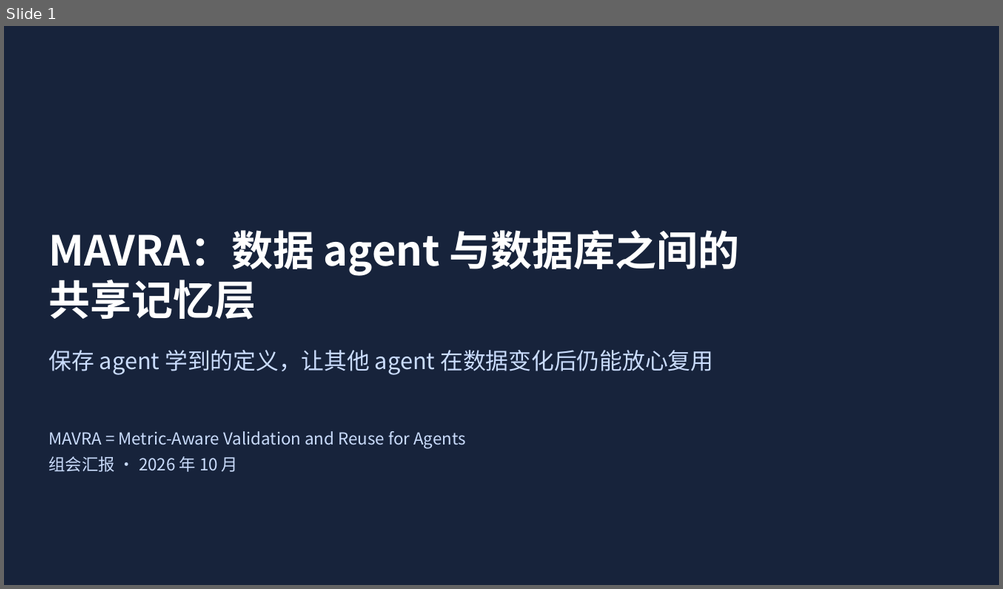
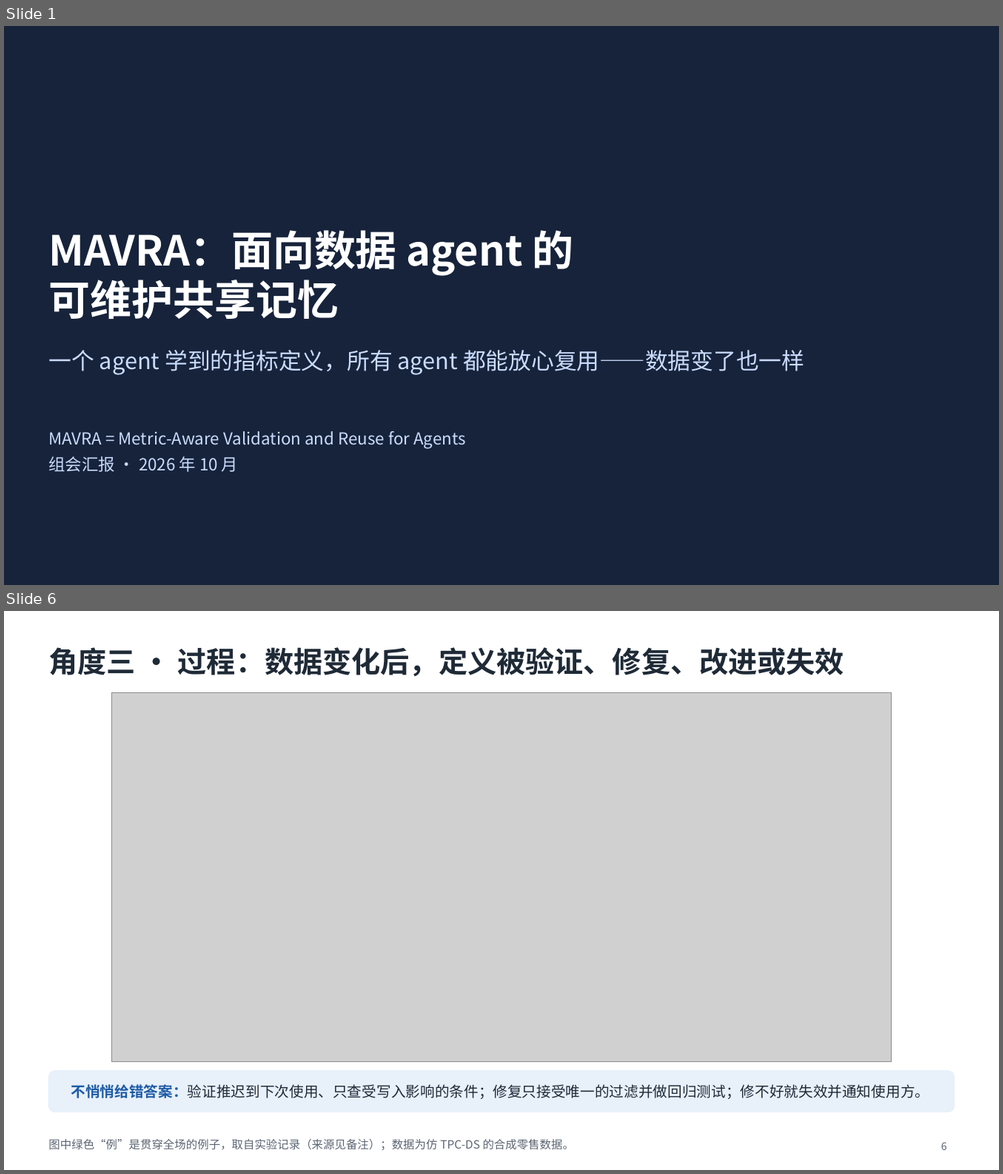
Before and after one commit to mmmttt000045/agent4db-adapter, a slide deck: docs/mavra-system.pptx. Shown one above the other, each under a label of ours: slide 1 before the commit, slides 1 and 6 after it; the slides between them are not shown. The pictures are 1003x589 and 1003x1174 pixels, drawn with LibreOffice and Linux fonts; fonts in the diff are those of the drawing; grey boxes stand for pictures. Boxes give left, top, right and bottom in pixels: in the first picture for what was removed or moved away, otherwise in the second. Text is boxed around its words. In the diff, an @@ line names an element or a change of style, - is before the commit and + after.

```diff
--- a/docs/mavra-system.pptx
+++ b/docs/mavra-system.pptx
@@ slide 6 added at [4,611,999,1170], background #FFFFFF @@
@@ title added at [48,647,844,676], 28 pt, text #1F2A37, bold @@
+角度三 · 过程：数据变化后，定义被验证、修复、改进或失效
@@ picture added at [111,693,891,1062] @@
@@ rounded rectangle added at [48,1071,954,1113], fill #E8F0FA, outline #E8F0FA 1 pt @@
@@ text added at [71,1085,930,1099], 14 pt, text #1F2A37 @@
+不悄悄给错答案：验证推迟到下次使用、只查受写入影响的条件；修复只接受唯一的过滤并做回归测试；修不好就失效并通知使用方。
@@ text added at [48,1139,574,1150], 11 pt, text #5B6573 @@
+图中绿色“例”是贯穿全场的例子，取自实验记录（来源见备注）；数据为仿 TPC-DS 的合成零售数据。
@@ page number added at [941,1142,947,1150], 10 pt, text #5B6573 @@
+6
@@ slide 1 changed as well @@
@@ title at [48,230,574,319]: text changed @@
-MAVRA：数据 agent 与数据库之间的
-共享记忆层
+MAVRA：面向数据 agent 的
+可维护共享记忆
@@ text at [48,350,804,375]: text changed @@
-保存 agent 学到的定义，让其他 agent 在数据变化后仍能放心复用
+一个 agent 学到的指标定义，所有 agent 都能放心复用——数据变了也一样
```
Also in this commit, not shown: 4 other slides changed, 2 other slides added, 5 slides removed, 23 other files.
